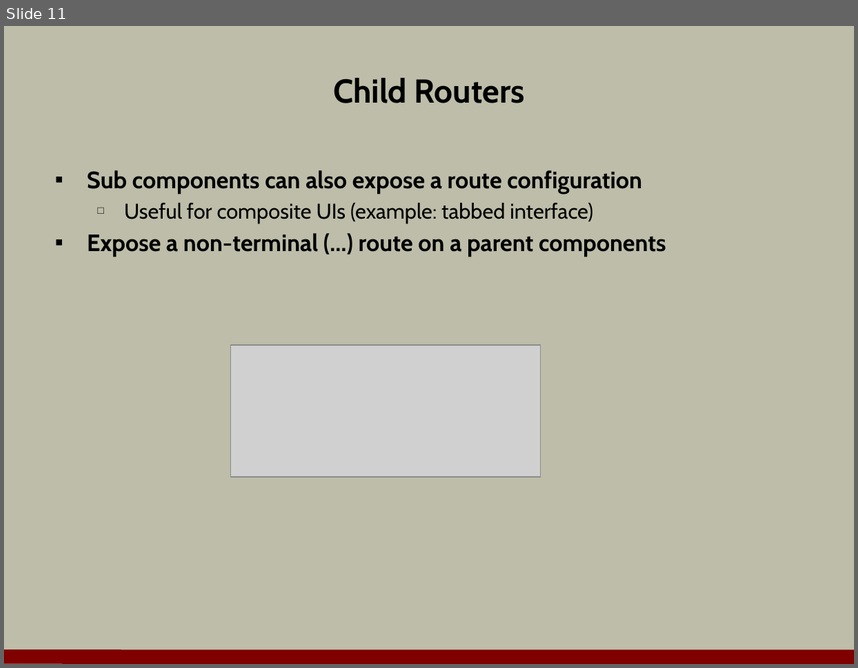
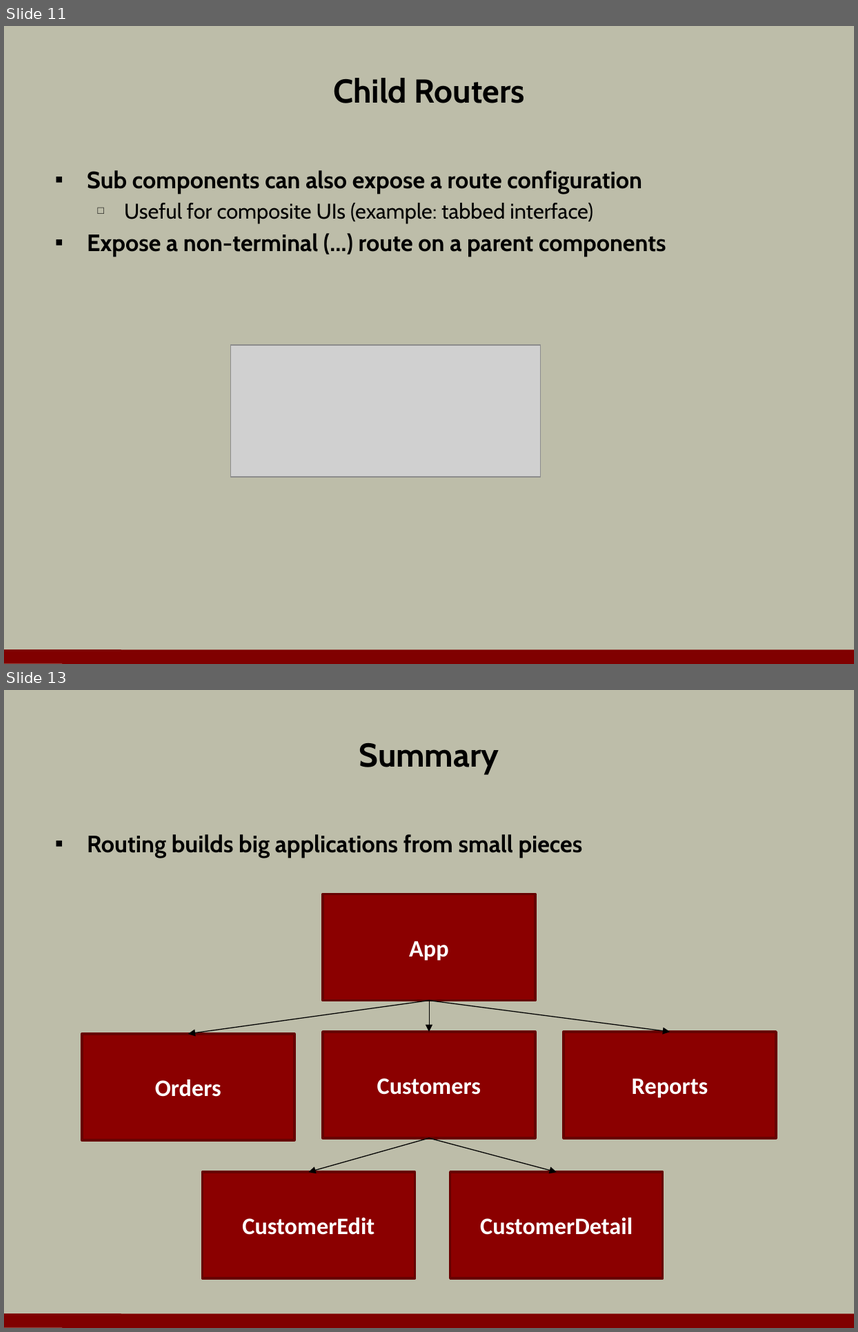
Before and after one commit to OdeToCode/classes, a slide deck: angular2/slides/03_Routing.pptx. Shown one above the other, each under a label of ours: slide 11 before the commit, slides 11 and 13 after it; the slides between them are not shown. The pictures are 858x668 and 858x1332 pixels, drawn with LibreOffice and Linux fonts; fonts in the diff are those of the drawing; grey boxes stand for pictures; background and template pictures are left out. Boxes give left, top, right and bottom in pixels: in the first picture for what was removed or moved away, otherwise in the second. Text is boxed around its words. In the diff, an @@ line names an element or a change of style, - is before the commit and + after.

```diff
--- a/angular2/slides/03_Routing.pptx
+++ b/angular2/slides/03_Routing.pptx
@@ slide 13 added at bbox=[4, 690, 854, 1328], background #BDBDA9; not listed: 1 template element that a slide beside it also shows @@
@@ title added at bbox=[359, 743, 499, 774], 28 pt, text #000000, bold @@
+Summary
@@ text added at bbox=[87, 834, 583, 858], 20 pt, text #000000, bold @@
+▪ Routing builds big applications from small pieces
@@ rectangle added at bbox=[323, 894, 535, 1000], fill #8B0000, outline #670000 2 pt, 20 pt, text #FFFFFF, bold @@
+App
@@ arrow added from (429, 1000) to (188, 1034), #000000 0.75 pt @@
@@ arrow added from (429, 1000) to (429, 1032), #000000 0.5 pt @@
@@ arrow added from (429, 1000) to (670, 1032), #000000 0.75 pt @@
@@ rectangle added at bbox=[82, 1034, 294, 1140], fill #8B0000, outline #670000 2 pt, 20 pt, text #FFFFFF, bold @@
+Orders
@@ rectangle added at bbox=[323, 1032, 535, 1138], fill #8B0000, outline #670000 2 pt, 20 pt, text #FFFFFF, bold @@
+Customers
@@ rectangle added at bbox=[564, 1032, 776, 1138], fill #8B0000, outline #670000 2 pt, 20 pt, text #FFFFFF, bold @@
+Reports
@@ arrow added from (429, 1138) to (308, 1172), #000000 0.75 pt @@
@@ arrow added from (429, 1138) to (557, 1172), #000000 0.75 pt @@
@@ rectangle added at bbox=[202, 1172, 415, 1279], fill #8B0000, outline #670000 2 pt, 20 pt, text #FFFFFF, bold @@
+CustomerEdit
@@ rectangle added at bbox=[450, 1172, 663, 1279], fill #8B0000, outline #670000 2 pt, 20 pt, text #FFFFFF, bold @@
+CustomerDetail
```
Also in this commit, not shown: 1 slide changed, 4 other files.
